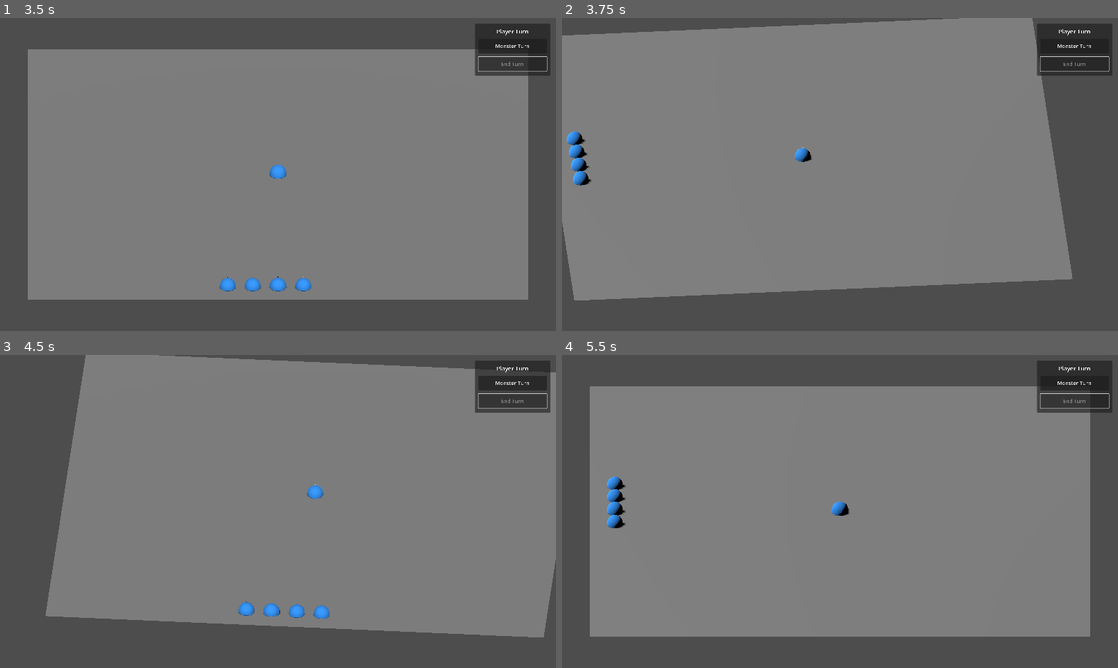
Above: before the commit, frames 1-4 (two rows, left to right).
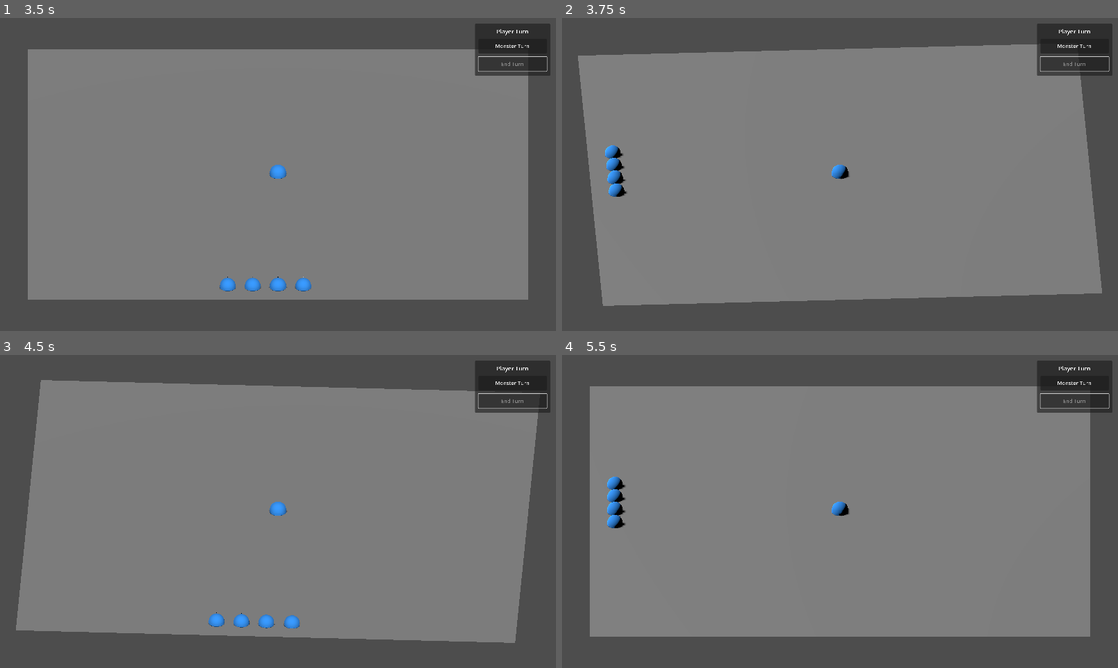
Above: after the commit, the same moments.

Repository: aartcmeijer-hash/silt-2
Game: Godot game, scene res://scenes/menus/main_menu.tscn
Two runs of this game, one before a commit and one after it. Both use one fixed random seed, a clock stepped at 60 frames per second and the inputs below.
Inputs:
- Up to frame 1 (3.5 s): click "Play" at 0.5 s; click "Low risk, low reward" at 1.25 s; click "Monster Turn" at 2 s; click "End Turn" at 2.75 s
- Up to frame 2 (3.75 s): tap Enter at 3.5 s; hold E (rotate_right) from 3.53 s (still down)
- Up to frame 3 (4.5 s): tap Space at 4.25 s; release E (rotate_right) at 4.28 s; hold Q (rotate_left) from 4.28 s (still down)
- Up to frame 4 (5.5 s): tap Enter at 5 s; release Q (rotate_left) at 5.03 s; hold E (rotate_right) from 5.03 s (still down)

Frame 1 is identical in both runs. In frame 2, 18% of the frame differs, in the area x 0-98%, y 0-92%; in frame 3, 18%; in frame 4, less than 0.1%.

Commit message:
fix: implement proper orbital camera using pivot node
Replaced complex position tweening with standard pivot pattern:
- Create CameraPivot node at grid center (Vector3.ZERO)
- Reparent camera as child of pivot
- Position camera relative to pivot (0, 577, 1000)
- Rotate pivot.rotation_degrees.y instead of camera position

This gives smooth, natural orbital rotation. Camera stays at fixed
offset from pivot and automatically orbits when pivot rotates.

Much simpler and more reliable than manual position calculation.

Co-Authored-By: Claude Sonnet 4.5 <noreply@anthropic.com>

Diff:
--- a/scripts/game/tactical_game_screen.gd
+++ b/scripts/game/tactical_game_screen.gd
@@ -16,6 +16,7 @@
 var is_paused: bool = false
 
 # Camera rotation state
+var camera_pivot: Node3D
 var current_angle: float = 0.0
 var is_rotating: bool = false
 var rotation_tween: Tween = null
@@ -32,12 +33,6 @@
 	pause_menu.hide()
 	_spawn_initial_entities()
 	_update_ui()
-
-
-func _process(_delta: float) -> void:
-	# Keep camera looking at grid center during rotation
-	if is_rotating and camera:
-		camera.look_at(Vector3.ZERO, Vector3.UP)
 
 
 func _input(event: InputEvent) -> void:
@@ -77,38 +72,35 @@
 
 func _setup_camera() -> void:
 	if camera:
+		# Create pivot node at grid center
+		camera_pivot = Node3D.new()
+		camera_pivot.name = "CameraPivot"
+		add_child(camera_pivot)
+		camera_pivot.position = Vector3.ZERO
+
+		# Reparent camera to pivot
+		var old_parent = camera.get_parent()
+		old_parent.remove_child(camera)
+		camera_pivot.add_child(camera)
+
+		# Configure camera
 		camera.projection = Camera3D.PROJECTION_ORTHOGONAL
 		camera.size = 400.0
 		camera.far = 1500.0
 
-		# Position camera for 30° isometric view
-		var grid_center := Vector3.ZERO
+		# Position camera relative to pivot for 30° isometric view
 		var camera_distance := 1000.0
 		var camera_angle := 30.0  # degrees from horizontal
 		var camera_height := camera_distance * tan(deg_to_rad(camera_angle))  # ~577
 
 		camera.position = Vector3(0, camera_height, camera_distance)
-		camera.look_at(grid_center, Vector3.UP)
+		camera.look_at(Vector3.ZERO, Vector3.UP)
 
 
 func rotate_camera(delta_angle: float) -> void:
 	is_rotating = true
 
 	var target_angle := fmod(current_angle + delta_angle + 360, 360)
-	var target_radians := deg_to_rad(target_angle)
-
-	# Calculate new camera position orbiting around grid center
-	var grid_center := Vector3.ZERO
-	var camera_distance := 1000.0
-	var camera_angle_deg := 30.0
-	var camera_height := camera_distance * tan(deg_to_rad(camera_angle_deg))
-
-	# Orbit position using trigonometry (XZ plane)
-	var target_position := Vector3(
-		sin(target_radians) * camera_distance,
-		camera_height,
-		cos(target_radians) * camera_distance
-	)
 
 	# Kill existing tween if rotating again
 	if rotation_tween:
@@ -118,8 +110,8 @@
 	rotation_tween.set_ease(Tween.EASE_IN_OUT)
 	rotation_tween.set_trans(Tween.TRANS_CUBIC)
 
-	# Tween camera position to orbit around grid
-	rotation_tween.tween_property(camera, "position", target_position, 0.25)
+	# Rotate the pivot (which orbits the camera around the grid)
+	rotation_tween.tween_property(camera_pivot, "rotation_degrees:y", target_angle, 0.25)
 	rotation_tween.finished.connect(_on_rotation_complete)
 
 	current_angle = target_angle
